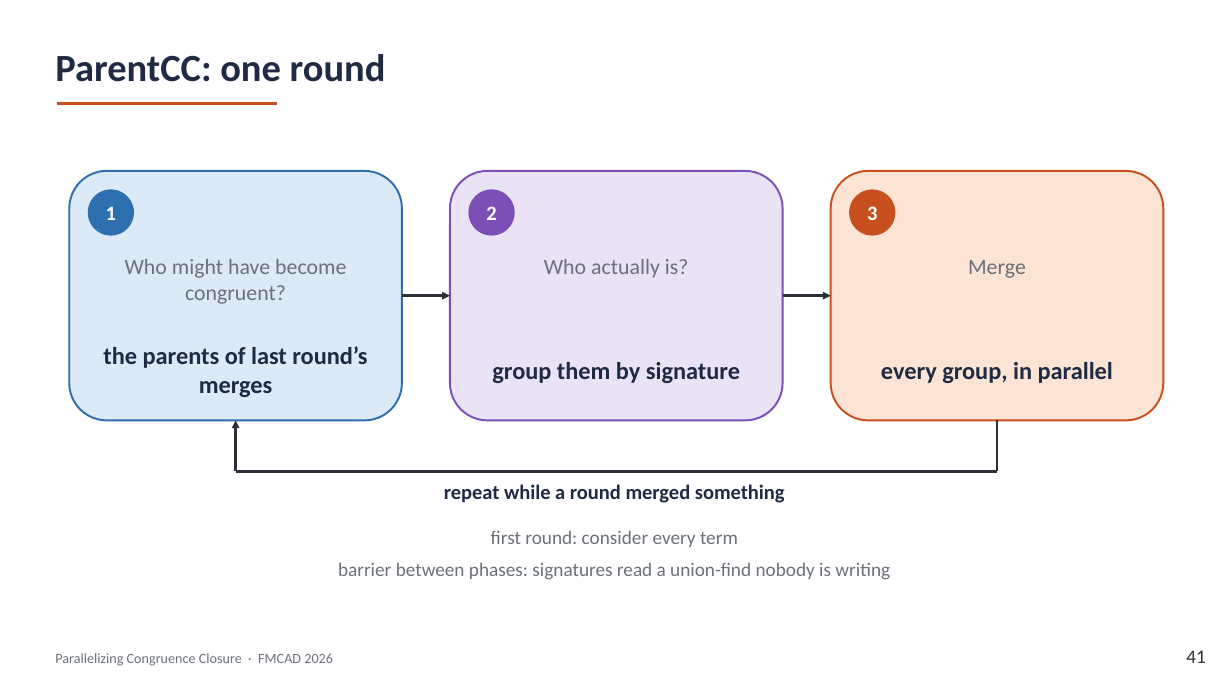
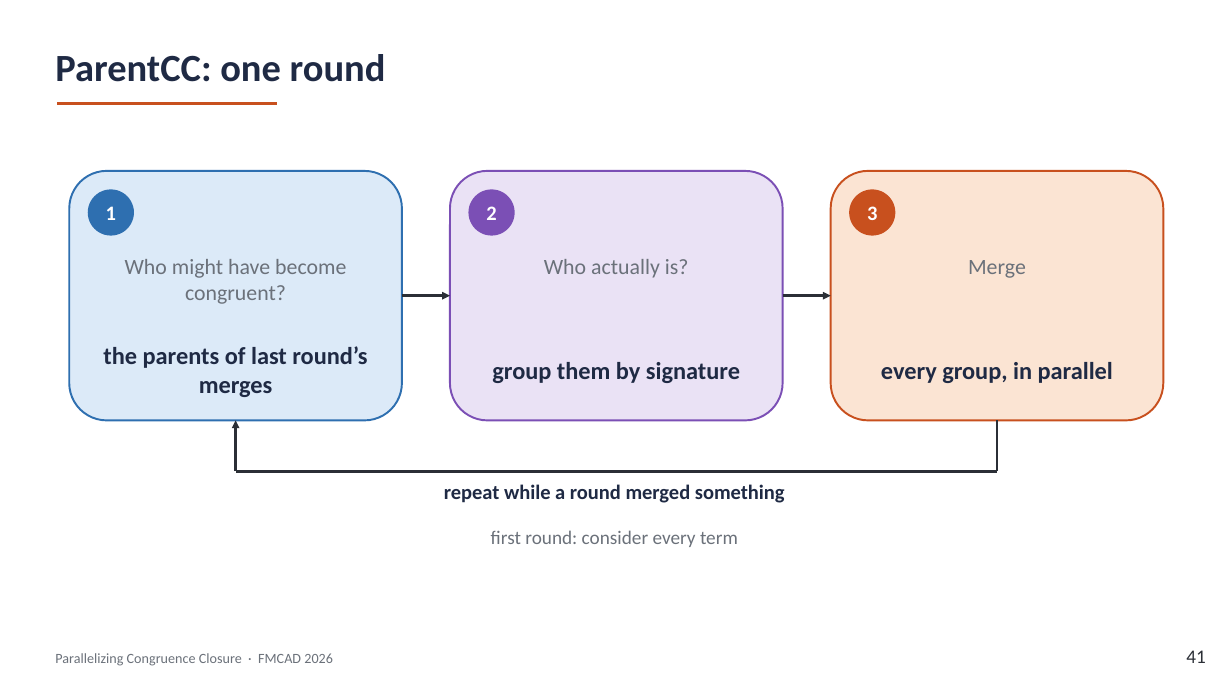
Before and after one commit to amarshah1/parallelcc-paper, a slide deck: slide 41 of slides/parallelcc-part1.pptx. Drawn at 1232x693 pixels with LibreOffice and Linux fonts; fonts in the diff are those of the drawing. Boxes give left, top, right and bottom in pixels: in the first picture for what was removed or moved away, otherwise in the second. Text is boxed around its words. In the diff, an @@ line names an element or a change of style, - is before the commit and + after.

```diff
--- a/slides/parallelcc-part1.pptx
+++ b/slides/parallelcc-part1.pptx
@@ text removed at (338,562,890,580) @@
-barrier between phases: signatures read a union-find nobody is writing
```
Also in this commit, not shown: 10 other slides changed, 1 slide added, 1 other file.
